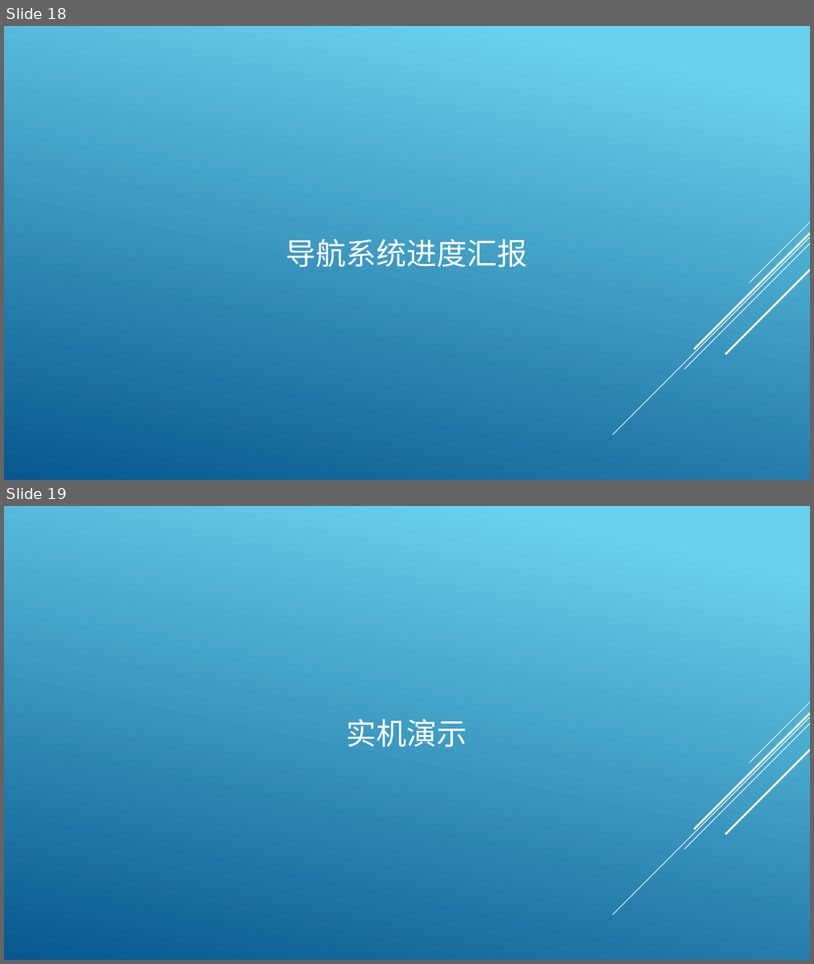
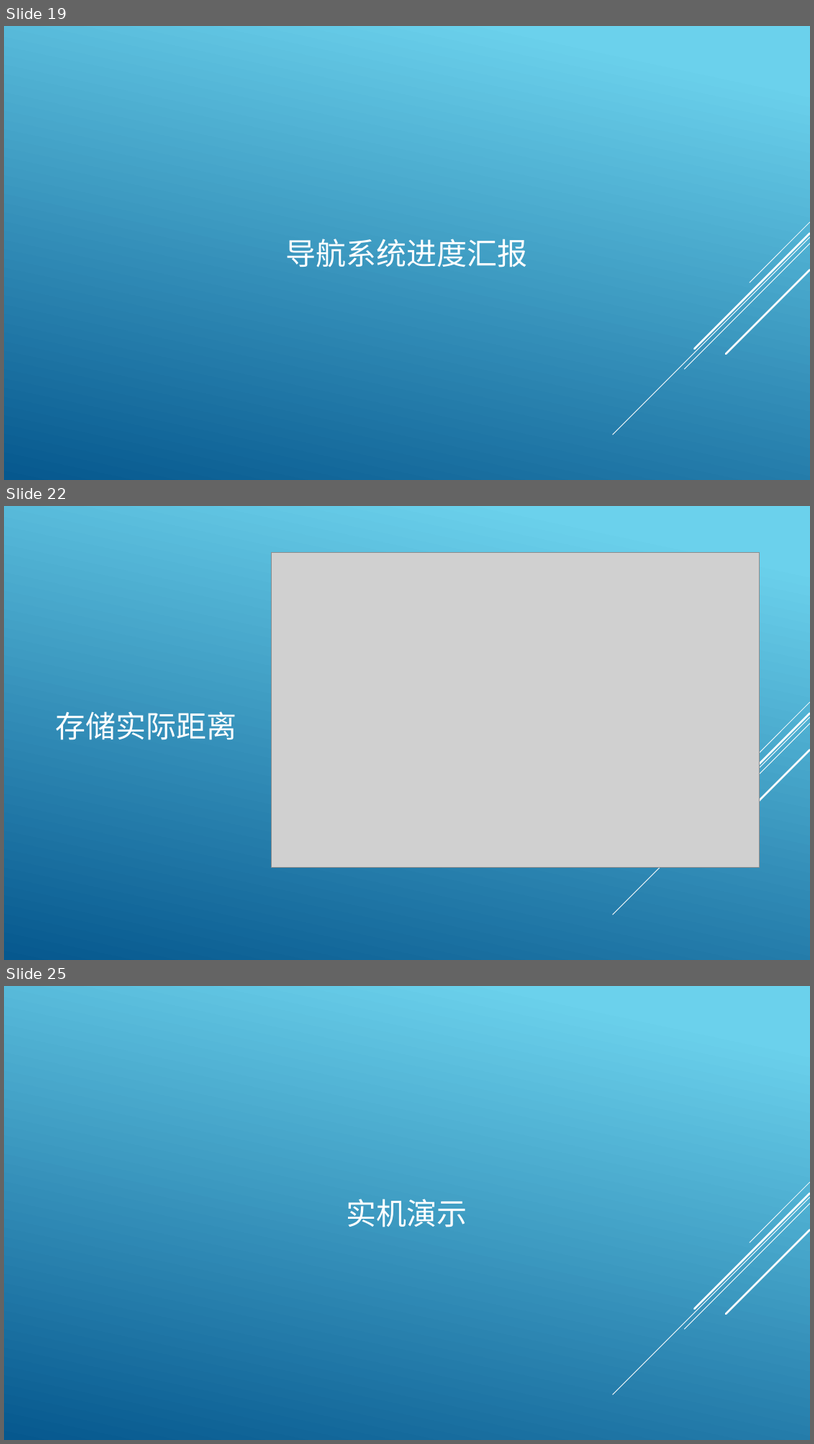
Before and after one commit to archester-250/Course_Auxiliary_System, a slide deck: report/Mid-term check.pptx. Shown one above the other, each under a label of ours: slides 18 and 19 before the commit, slides 19, 22 and 25 after it; the slides between them are not shown. The pictures are 814x964 and 814x1444 pixels, drawn with LibreOffice and Linux fonts; fonts in the diff are those of the drawing; grey boxes stand for pictures. Boxes give left, top, right and bottom in pixels: in the first picture for what was removed or moved away, otherwise in the second. Text is boxed around its words. In the diff, an @@ line names an element or a change of style, - is before the commit and + after.

```diff
--- a/report/Mid-term check.pptx
+++ b/report/Mid-term check.pptx
@@ slide 22 added at bbox=[4, 506, 810, 960], background gradient #6ED2EB to #06588E; not listed: 5 template elements that a slide beside it also shows @@
@@ picture added at bbox=[272, 553, 759, 867] @@
@@ title added at bbox=[55, 711, 237, 740], 36 pt, text #FFFFFF @@
+存储实际距离
@@ what was slide 18 is now slide 19 @@
@@ what was slide 19 is now slide 25 @@
```
Also in this commit, not shown: 5 other slides added, 6 other files.
